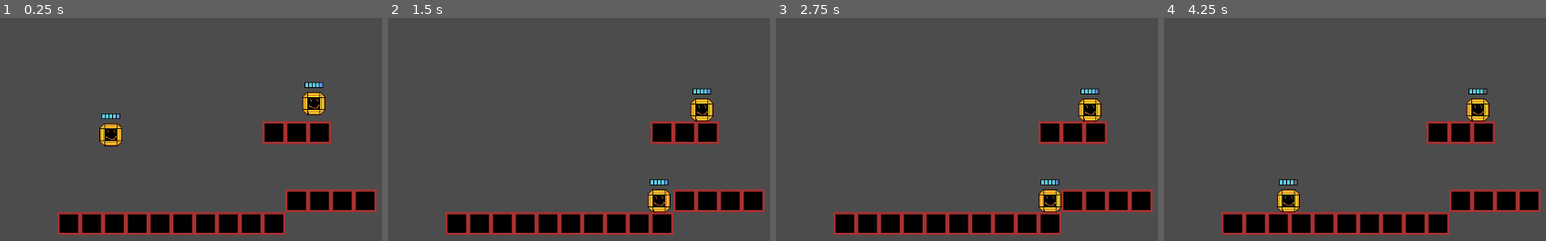
Above: before the commit, frames 1-4 (left to right).
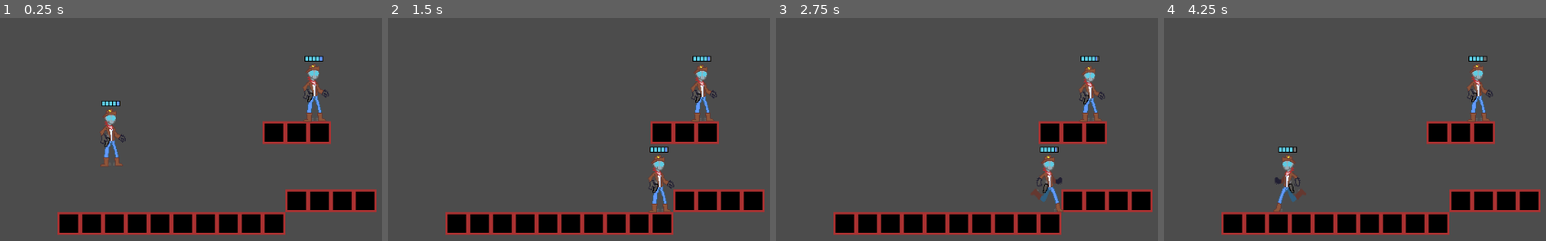
Above: after the commit, the same moments.

Repository: Noahnoah55/Heartjam-2018
Game: Godot game, scene res://Scenes/Levels/TestLevel.tscn
Same seed, same stepped clock (60 frames per second), same inputs: the game is played once before the commit and once after it.
Inputs:
- Up to frame 1 (0.25 s): no input
- Up to frame 2 (1.5 s): hold Right (ui_right) 0.53-1.28 s; hold Down (ui_down) from 1.28 s (still down)
- Up to frame 3 (2.75 s): release Down (ui_down) at 2.03 s; hold Right (ui_right) from 2.03 s (still down)
- Up to frame 4 (4.25 s): release Right (ui_right) at 2.78 s; hold Up (ui_up) 2.78-3.53 s; hold Left (ui_left) from 3.53 s (still down)

The runs differ from the first frame. In frame 1, 2.3% of the frame differs, in the area x 26-87%, y 17-67%; in frame 2, 2.4%; in frame 3, 2.4%; in frame 4, 2.4%, in the area x 28-87%, y 17-87%.

Commit message:
Some Animations and Restructuring

Diff:
--- a/Assets/Sprites/PlayerSprites.tres
+++ b/Assets/Sprites/PlayerSprites.tres
@@ -1,24 +1,34 @@
-[gd_resource type="SpriteFrames" load_steps=3 format=2]
+[gd_resource type="SpriteFrames" load_steps=13 format=2]
 
-[ext_resource path="res://Assets/Temp/tempchar.png" type="Texture" id=1]
-[ext_resource path="res://Assets/Temp/tempchardead.png" type="Texture" id=2]
+[ext_resource path="res://Assets/Sprites/RoboIdle/robotidle1.png" type="Texture" id=1]
+[ext_resource path="res://Assets/Sprites/RoboIdle/robotidle2.png" type="Texture" id=2]
+[ext_resource path="res://Assets/Sprites/RoboIdle/robotidle3.png" type="Texture" id=3]
+[ext_resource path="res://Assets/Sprites/RoboIdle/robotidle4.png" type="Texture" id=4]
+[ext_resource path="res://Assets/Sprites/RoboIdle/robotidle5.png" type="Texture" id=5]
+[ext_resource path="res://Assets/Sprites/RoboRunning/robotrunning1.png" type="Texture" id=6]
+[ext_resource path="res://Assets/Sprites/RoboRunning/robotrunning2.png" type="Texture" id=7]
+[ext_resource path="res://Assets/Sprites/RoboRunning/robotrunning3.png" type="Texture" id=8]
+[ext_resource path="res://Assets/Sprites/RoboRunning/robotrunning4.png" type="Texture" id=9]
+[ext_resource path="res://Assets/Sprites/RoboRunning/robotrunning5.png" type="Texture" id=10]
+[ext_resource path="res://Assets/Sprites/RoboRunning/robotrunning6.png" type="Texture" id=11]
+[ext_resource path="res://Assets/Temp/tempchardead.png" type="Texture" id=12]
 
 [resource]
 
 animations = [ {
+"frames": [ ExtResource( 1 ), ExtResource( 2 ), ExtResource( 3 ), ExtResource( 4 ), ExtResource( 5 ) ],
+"loop": true,
+"name": "IDLE",
+"speed": 5.0
+}, {
 "frames": [  ],
 "loop": true,
 "name": "JUMPING",
 "speed": 5.0
 }, {
-"frames": [  ],
+"frames": [ ExtResource( 6 ), ExtResource( 7 ), ExtResource( 8 ), ExtResource( 9 ), ExtResource( 10 ), ExtResource( 11 ) ],
 "loop": true,
 "name": "RUNNING",
-"speed": 5.0
-}, {
-"frames": [ ExtResource( 1 ) ],
-"loop": true,
-"name": "IDLE",
 "speed": 5.0
 }, {
 "frames": [  ],
--- a/Scenes/GameParts/Player.gd
+++ b/Scenes/GameParts/Player.gd
@@ -81,7 +81,6 @@
 			if b[i] != self and b[i] != $Hitbox:
 				velocity.y = -bouncespeed
 				jumpsleft = 1
-				$tempchar.play('DEAD')
 	d = $Hitbox.get_overlapping_areas()
 	for i in range(0, d.size()):
 		if d[i].is_in_group('Bullet'):
@@ -117,6 +116,17 @@
 			if Input.is_action_just_pressed(fire):
 				squirt()
 
+	#Animate
+	if lastx == -1:
+		$tempchar.set_flip_h(true)
+	else:
+		$tempchar.set_flip_h(false)
+	if isonground:
+		if direction.x != 0:
+			$tempchar.play('RUNNING')
+		else:
+			$tempchar.play ('IDLE')
+
 	velocity.x = direction.x * walkspeed
 	prepos = position
 	if not dead:
--- a/Scenes/GameParts/Player.tscn
+++ b/Scenes/GameParts/Player.tscn
@@ -13,17 +13,17 @@
 [sub_resource type="RectangleShape2D" id=1]
 
 custom_solver_bias = 0.0
-extents = Vector2( 16, 16 )
+extents = Vector2( 16, 39 )
 
 [sub_resource type="RectangleShape2D" id=2]
 
 custom_solver_bias = 0.0
-extents = Vector2( 15, 1 )
+extents = Vector2( 16, 1 )
 
 [sub_resource type="RectangleShape2D" id=3]
 
 custom_solver_bias = 0.0
-extents = Vector2( 17, 17 )
+extents = Vector2( 17, 40 )
 
 [node name="Player" type="KinematicBody2D" index="0" groups=[
 "Player",
@@ -53,6 +53,7 @@
 
 [node name="CollisionShape2D" type="CollisionShape2D" parent="." index="1"]
 
+position = Vector2( 1, 5 )
 shape = SubResource( 1 )
 _sections_unfolded = [ "Transform" ]
 
@@ -68,7 +69,7 @@
 
 [node name="CollisionShape2D" type="CollisionShape2D" parent="Floor" index="0"]
 
-position = Vector2( 0, 16 )
+position = Vector2( 0, 45 )
 shape = SubResource( 2 )
 _sections_unfolded = [ "Transform" ]
 
@@ -84,7 +85,7 @@
 
 [node name="CollisionShape2D" type="CollisionShape2D" parent="Roof" index="0"]
 
-position = Vector2( 0, -16 )
+position = Vector2( 1, -35 )
 shape = SubResource( 2 )
 _sections_unfolded = [ "Transform" ]
 
@@ -100,17 +101,18 @@
 
 [node name="CollisionShape2D" type="CollisionShape2D" parent="Hitbox" index="0"]
 
+position = Vector2( 1, 5 )
 shape = SubResource( 3 )
 
 [node name="ThirstBar" type="Control" parent="." index="5"]
 
-editor/display_folded = true
-anchor_left = 0.0
-anchor_top = 0.0
-anchor_right = 0.0
-anchor_bottom = 0.0
+anchor_left = 0.0
+anchor_top = 0.0
+anchor_right = 0.0
+anchor_bottom = 0.0
+margin_top = -18.0
 margin_right = 40.0
-margin_bottom = 40.0
+margin_bottom = 22.0
 rect_pivot_offset = Vector2( 0, 0 )
 rect_clip_content = false
 mouse_filter = 0
Not shown: 1 places in Assets/Sprites/PlayerSprites.tres that only renumber resources
Renamed: GameJam/Sprites/RoboDeath/robotdeath.png -> Assets/Sprites/RoboDeath/robotdeath.png
Not shown, added: Assets/Sprites/RoboDeath/robotdeath.png.import
Renamed: GameJam/Sprites/RoboFiring/robotfiring.png -> Assets/Sprites/RoboFiring/robotfiring.png
Not shown, added: Assets/Sprites/RoboFiring/robotfiring.png.import
Renamed: GameJam/Sprites/RoboIdle/robotidle.png -> Assets/Sprites/RoboIdle/robotidle.png
Not shown, added: Assets/Sprites/RoboIdle/robotidle.png.import
Binary file added: Assets/Sprites/RoboIdle/robotidle1.png
Not shown, added: Assets/Sprites/RoboIdle/robotidle1.png.import
Binary file added: Assets/Sprites/RoboIdle/robotidle2.png
Not shown, added: Assets/Sprites/RoboIdle/robotidle2.png.import
Binary file added: Assets/Sprites/RoboIdle/robotidle3.png
(and 21 more such lines)
